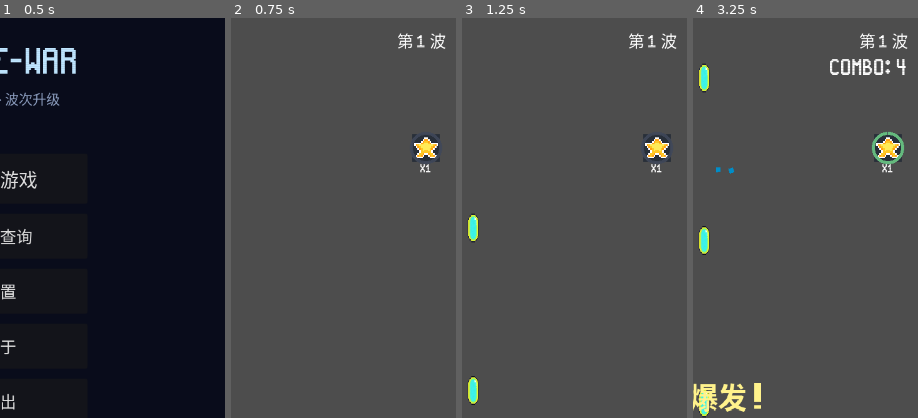
Above: before the commit, frames 1-4 (left to right).
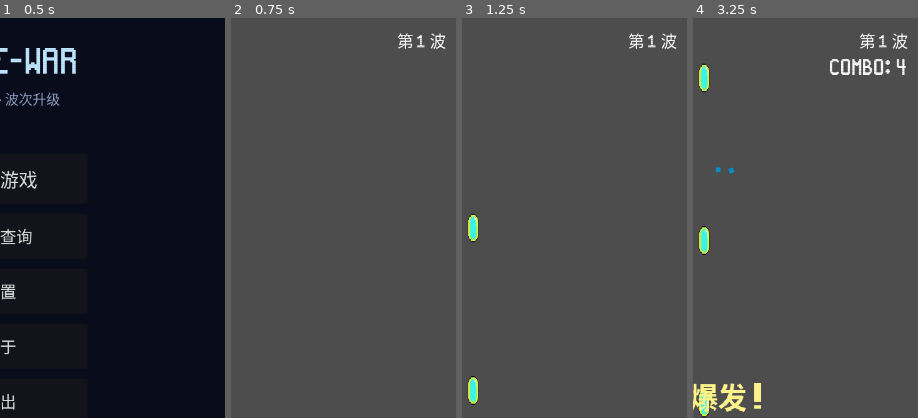
Above: after the commit, the same moments.

Repository: qingzhixing/plane-war
Game: Godot game, scene res://scenes/MainMenu.tscn
Same seed, same stepped clock (60 frames per second), same inputs: the game is played once before the commit and once after it. Sound files missing from this copy of the repository are replaced by a short silence.
Inputs (mouse positions are % of the whole screen's width and height, from its top left):
- Up to frame 1 (0.5 s): no input
- Up to frame 2 (0.75 s): click "开始游戏" at 0.5 s
- Up to frame 3 (1.25 s): no input
- Up to frame 4 (3.25 s): click "暂停" at 1.25 s; click "继续" at 2 s; tap Enter at 2.75 s; move the mouse to (72, 45) at 2.77 s; hold D from 2.78 s (still down); tap P at 2.85 s; click (72, 45) at 2.92 s; tap Space at 3.02 s
The pictures show only the part of the screen within x 50-100%, y 0-50%; the shares and areas given below are measured in that part.

Frame 1 is identical in both runs. In frame 2, 0.7% of the frame differs, in the area x 80-93%, y 29-39%; in frame 3, 0.7%; in frame 4, 1.0%, in the area x 79-94%, y 28-39%.

Commit message:
🎨 UI: 未自动符卡时隐藏右侧符卡冷却槽
Made-with: Cursor

Diff:
--- a/scripts/hud.gd
+++ b/scripts/hud.gd
@@ -516,6 +516,14 @@
 func _update_spell_cd_slot() -> void:
 	if _spell_cd_slot == null or not is_instance_valid(_main):
 		return
+	var has_auto: bool = _main.has_method("has_spell_auto") and _main.has_spell_auto()
+	# 未自动符卡时不展示右侧符卡槽
+	if not has_auto:
+		_spell_cd_slot.visible = false
+		_spell_cd_slot.set_ratio(0.0)
+		_spell_cd_slot.set_count(0)
+		return
+	_spell_cd_slot.visible = true
 	if not _main.has_method("get_spell_cooldown_remaining"):
 		_spell_cd_slot.set_ratio(0.0)
 		_spell_cd_slot.set_count(0)
